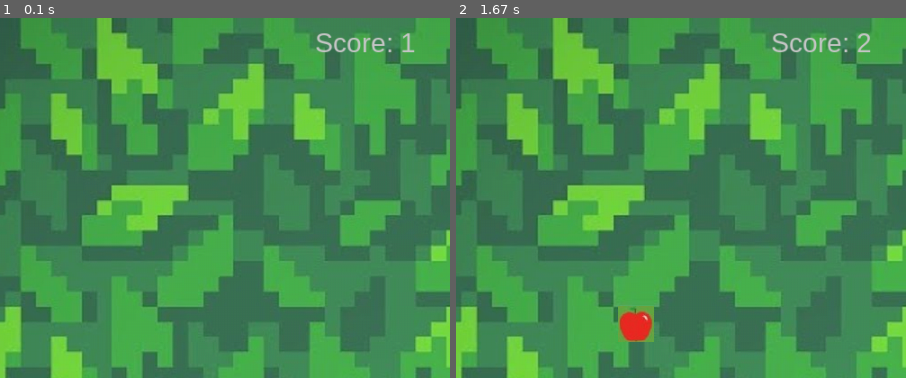
Above: before the commit, frames 1-2 (left to right).
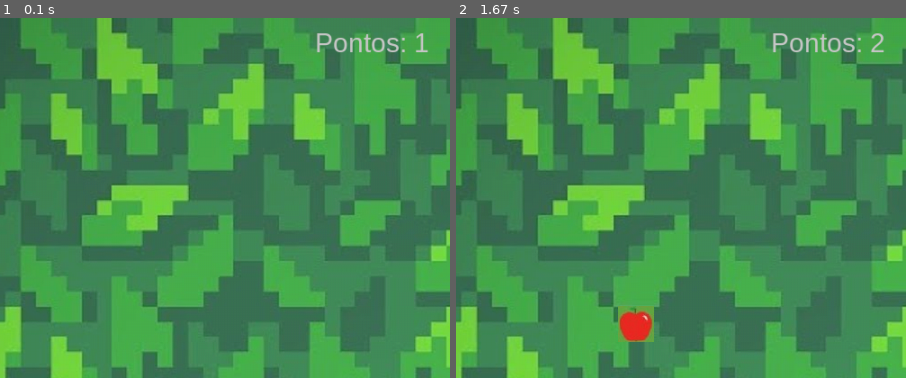
Above: after the commit, the same moments.

Repository: AnandaCampelo/Aquario_PyGame
Game: pygame game, started from minigames/jogo da cobrinha/principal.py
The game is run twice, just before and just after one commit, with the same random seed, the same clock (stepped at 60 frames per second) and the same inputs.
Inputs:
- Up to frame 1 (0.1 s): no input
- Up to frame 2 (1.67 s): hold Right 0.33-0.8 s; hold Up 0.83-1.3 s; hold Right from 1.33 s (still down)
The pictures show only the part of the screen within x 50-100%, y 0-50%; the shares and areas given below are measured in that part.

The runs differ from the first frame. In frame 1, 0.5% of the frame differs, in the area x 70-96%, y 4-10%; in frame 2, 0.5%.

Commit message:
cobra - 011

Diff:
--- a/minigames/jogo da cobrinha/principal.py
+++ b/minigames/jogo da cobrinha/principal.py
@@ -3,8 +3,7 @@
 import time
 import random
 
-SIZE = 40
-BACKGROUND_COLOR = (110, 110, 5)
+tamanho = 40
 
 class Apple:
     def __init__(self, parent_screen):
@@ -18,8 +17,8 @@
         pygame.display.flip()
 
     def move(self):
-        self.x = random.randint(1,24)*SIZE
-        self.y = random.randint(1,19)*SIZE
+        self.x = random.randint(1,24)*tamanho
+        self.y = random.randint(1,19)*tamanho
 
 
 class Snake:
@@ -52,13 +51,13 @@
 
         # update head
         if self.direction == 'left':
-            self.x[0] -= SIZE
+            self.x[0] -= tamanho
         if self.direction == 'right':
-            self.x[0] += SIZE
+            self.x[0] += tamanho
         if self.direction == 'up':
-            self.y[0] -= SIZE
+            self.y[0] -= tamanho
         if self.direction == 'down':
-            self.y[0] += SIZE
+            self.y[0] += tamanho
 
         self.draw()
 
@@ -104,8 +103,8 @@
         self.apple = Apple(self.surface)
 
     def is_collision(self, x1, y1, x2, y2):
-        if x1 >= x2 and x1 < x2 + SIZE:
-            if y1 >= y2 and y1 < y2 + SIZE:
+        if x1 >= x2 and x1 < x2 + tamanho:
+            if y1 >= y2 and y1 < y2 + tamanho:
                 return True
         return False
 
@@ -134,15 +133,15 @@
 
     def display_score(self):
         font = pygame.font.SysFont('arial',30)
-        score = font.render(f"Score: {self.snake.length}",True,(200,200,200))
+        score = font.render(f"Pontos: {self.snake.length}",True,(200,200,200))
         self.surface.blit(score,(850,10))
 
     def show_game_over(self):
         self.render_background()
         font = pygame.font.SysFont('arial', 30)
-        line1 = font.render(f"Game is over! Your score is {self.snake.length}", True, (255, 255, 255))
+        line1 = font.render(f"Você perdeu! Pontuação total: {self.snake.length}", True, (255, 255, 255))
         self.surface.blit(line1, (200, 300))
-        line2 = font.render("To play again press Enter. To exit press Escape!", True, (255, 255, 255))
+        line2 = font.render("Quer ir de novo? Aperte Enter. Para sair, aperte Escape!", True, (255, 255, 255))
         self.surface.blit(line2, (200, 350))
         pygame.mixer.music.pause()
         pygame.display.flip()
